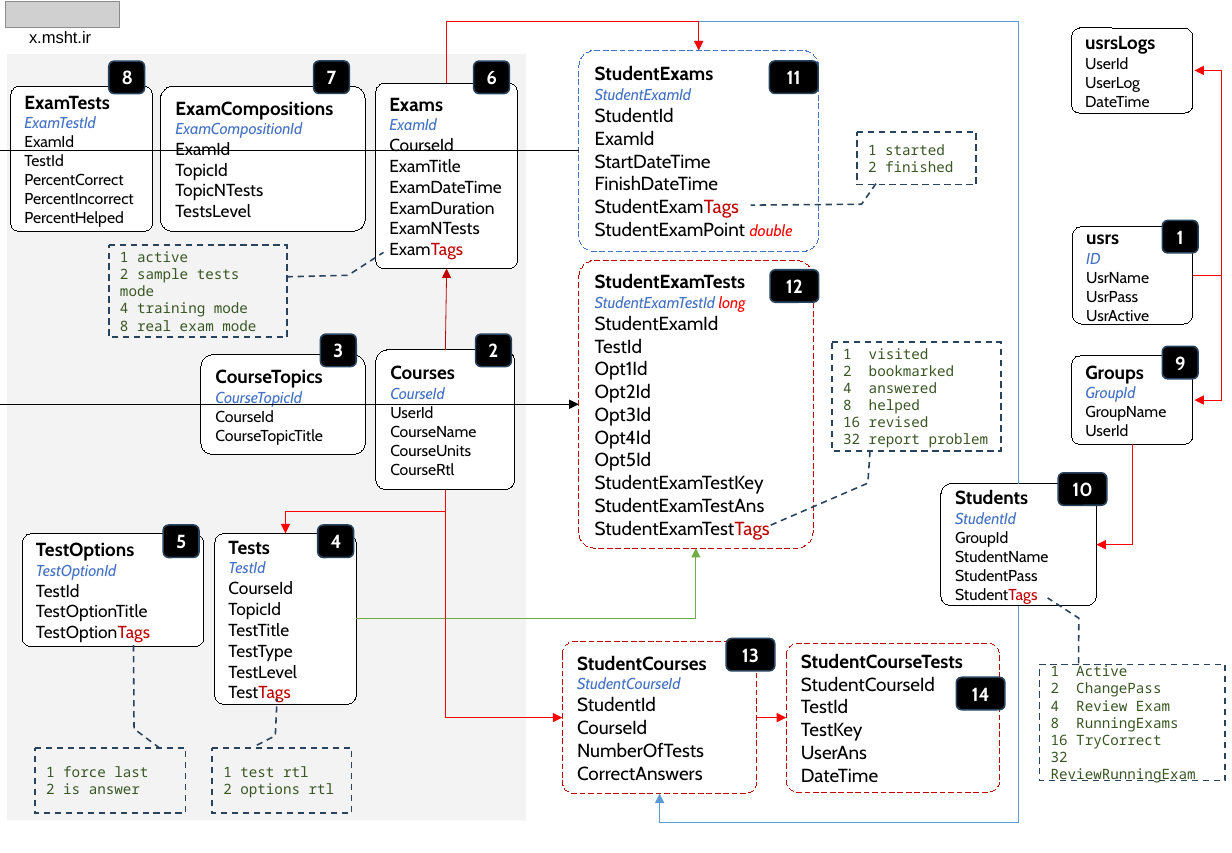
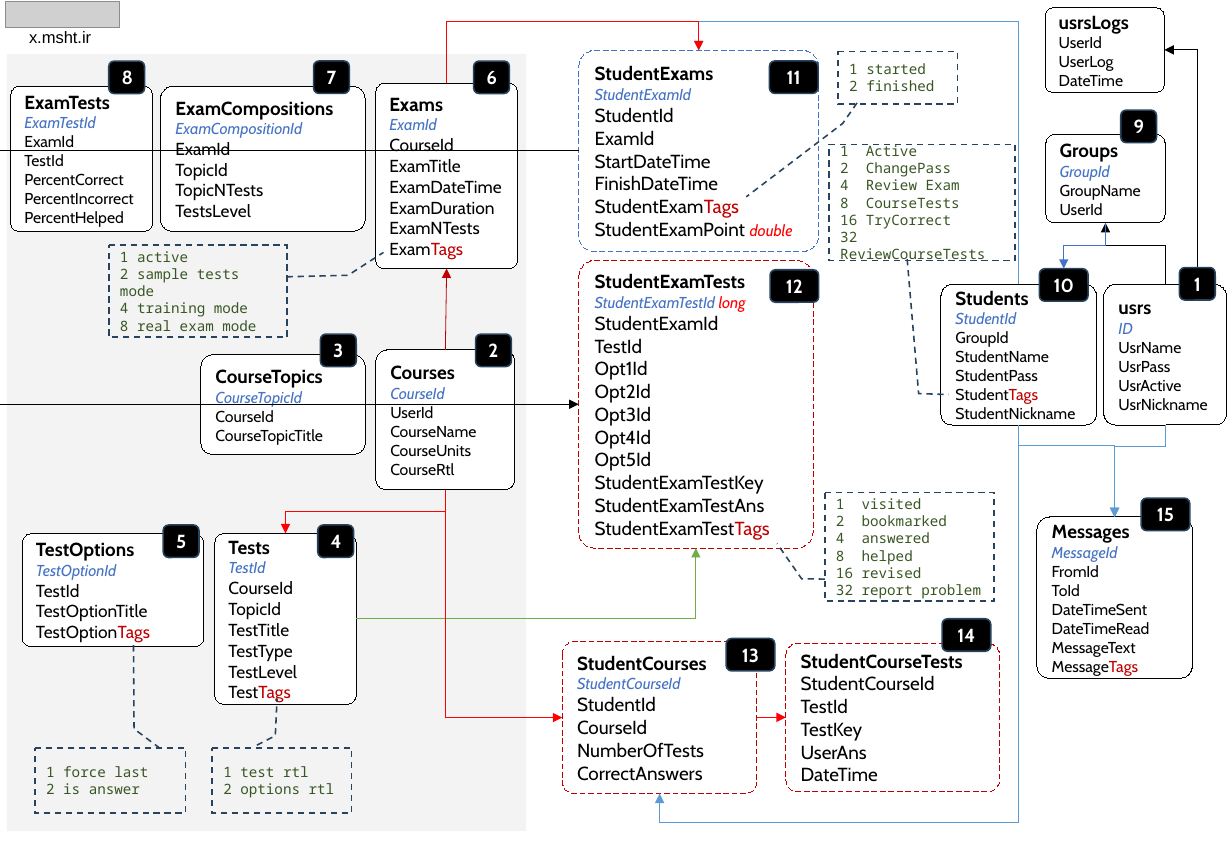
Before and after one commit to msht-ir/Examiner_blazorWebApp, a slide deck: slide 1 of ExaminerB/.appCatalog/ExaminerB notes 1404.pptx. Drawn at 1232x853 pixels with LibreOffice and Linux fonts; fonts in the diff are those of the drawing; grey boxes stand for pictures. Boxes give left, top, right and bottom in pixels: in the first picture for what was removed or moved away, otherwise in the second. Text is boxed around its words. In the diff, an @@ line names an element or a change of style, - is before the commit and + after.

Commit message:
Login for students of different classes - ok

```diff
--- a/ExaminerB/.appCatalog/ExaminerB notes 1404.pptx
+++ b/ExaminerB/.appCatalog/ExaminerB notes 1404.pptx
@@ elbow arrow moved from (1019, 483) - (698, 50) to (1019, 284) - (698, 50) @@
@@ rounded rectangle "usrsLogs": place and size @@
-rounded rectangle "usrsLogs" at (1072, 28, 1193, 114)
+rounded rectangle "usrsLogs" at (1045, 8, 1165, 93)
@@ border callout "1 started": place and size @@
-border callout "1 started" at (857, 132, 976, 184)
+border callout "1 started" at (838, 51, 958, 104)
@@ elbow arrow moved from (1193, 275) - (1194, 71) to (1198, 267) - (1165, 50) @@
@@ elbow arrow (1198, 267) - (1165, 50): stroke #FF0000 0.5 pt to #000000 0.5 pt @@
@@ rounded rectangle "9": place and size @@
-rounded rectangle "9" at (1163, 347, 1198, 380)
+rounded rectangle "9" at (1122, 110, 1157, 143)
@@ proportions changed in 3 elements at (838, 51, 958, 104), (825, 493, 994, 602), (829, 144, 1015, 261) @@
@@ border callout "1 Active": place and size @@
-border callout "1 Active" at (1040, 664, 1225, 780)
+border callout "1 Active" at (829, 144, 1015, 261)
@@ rounded rectangle "Groups": place and size @@
-rounded rectangle "Groups" at (1072, 356, 1193, 445)
+rounded rectangle "Groups" at (1047, 134, 1166, 223)
@@ text in border callout at (840, 197, 960, 208): text changed @@
-8 RunningExams
+8 CourseTests
@@ text in border callout at (840, 231, 985, 263): text changed @@
-32 ReviewRunningExam
+32 ReviewCourseTests
@@ elbow arrow added from (1106, 223) to (1064, 268), #4472C4 0.5 pt @@
@@ elbow arrow moved from (1193, 275) - (1194, 400) to (1166, 284) - (1106, 223) @@
@@ elbow arrow (1166, 284) - (1106, 223): stroke #FF0000 0.5 pt to #000000 0.5 pt @@
@@ rounded rectangle "10": place and size @@
-rounded rectangle "10" at (1058, 473, 1107, 506)
+rounded rectangle "10" at (1040, 268, 1089, 301)
@@ rounded rectangle "1": place and size @@
-rounded rectangle "1" at (1163, 221, 1198, 254)
+rounded rectangle "1" at (1180, 267, 1215, 300)
@@ rounded rectangle "Students": place and size @@
-rounded rectangle "Students" at (941, 483, 1097, 605)
+rounded rectangle "Students" at (941, 284, 1097, 425)
@@ rounded rectangle "usrs": place and size @@
-rounded rectangle "usrs" at (1073, 226, 1193, 324)
+rounded rectangle "usrs" at (1103, 284, 1226, 425)
@@ text in rounded rectangle at (955, 407, 1075, 420): paragraph added @@
+StudentNickname
@@ text in rounded rectangle at (1118, 398, 1207, 410): paragraph added @@
+UsrNickname
@@ elbow arrow moved from (1019, 605) - (660, 794) to (1019, 425) - (660, 794) @@
@@ elbow arrow added from (1019, 425) to (1115, 518), #5B9BD5 0.5 pt @@
@@ elbow arrow moved from (1133, 445) - (1097, 545) to (1166, 425) - (1115, 518) @@
@@ elbow arrow (1166, 425) - (1115, 518): stroke #FF0000 0.5 pt to #5B9BD5 0.5 pt @@
@@ border callout "1 visited": place and size @@
-border callout "1 visited" at (833, 342, 1002, 452)
+border callout "1 visited" at (825, 493, 994, 602)
@@ rounded rectangle added at (1141, 498, 1190, 531), fill #000000, outline #28445D 1 pt, 12 pt, text #FFFFFF, bold @@
+15
@@ rounded rectangle added at (1037, 518, 1193, 679), fill #FFFFFF, outline #000000 0.75 pt, 10 pt, text #000000 @@
+Messages
+MessageId
+FromId
+ToId
+DateTimeSent
+DateTimeRead
+MessageText
+MessageTags
@@ rounded rectangle "14": place and size @@
-rounded rectangle "14" at (957, 677, 1006, 710)
+rounded rectangle "14" at (942, 619, 991, 652)
```
Also in this commit, not shown: 1 slide removed, 5 other files.
